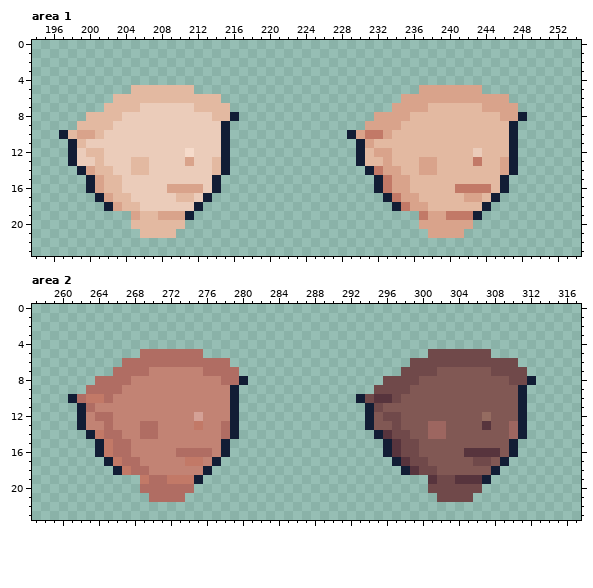
One commit to this pixel-art file: img/sprite_sheet.aseprite. Above: the version before the commit.
768x320 pixels, 1 frame. Pixels under 10% opacity are left out. Colours within 5 levels of each other are drawn and written as one. Shown: area 1: x 194..254, y 0..23; area 2: x 257..317, y 0..23. The commit also changed other parts of the picture, which this record leaves out.
Once edited:
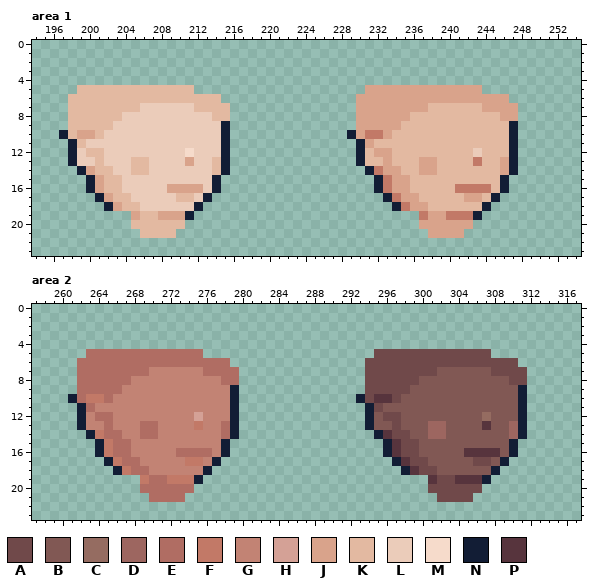
Palette (. is transparent): A #70494a  B #815854  C #956c61  D #9d6660  E #b06d63  F #c27967  G #c28374  H #d4a196  J #d9a38b  K #e3b9a1  L #ebccba  M #f6dbcb  N #121d35  P #57343d
The edit:
Changed rows in their new state; - is an unchanged pixel.
Area 1, layer "Layer 1":
first column x 198:
 5 -KKKKKK--------------------------JJJJJJ------------
 6 KKKKK---------------------------JJJJJ--------------
 7 KKKK----------------------------JJJJ---------------
 8 KK----------------.-------------JJ----------------.
 9 K-------------------------------J------------------
Area 2, layer "Layer 1":
first column x 262:
 5 -EEEEEE--------------------------AAAAAA------------
 6 EEEEE---------------------------AAAAA--------------
 7 EEEE----------------------------AAAA---------------
 8 EE----------------.-------------AA----------------.
 9 E-------------------------------A------------------
Where, in picture pixels (left, top, right, bottom), the same in both pictures:
added: (68, 85, 131, 130)
added: (356, 85, 419, 130)
erased: (230, 112, 239, 121)
erased: (518, 112, 527, 121)
added: (77, 349, 140, 394)
added: (365, 349, 428, 394)
erased: (239, 376, 248, 385)
erased: (527, 376, 536, 385)
